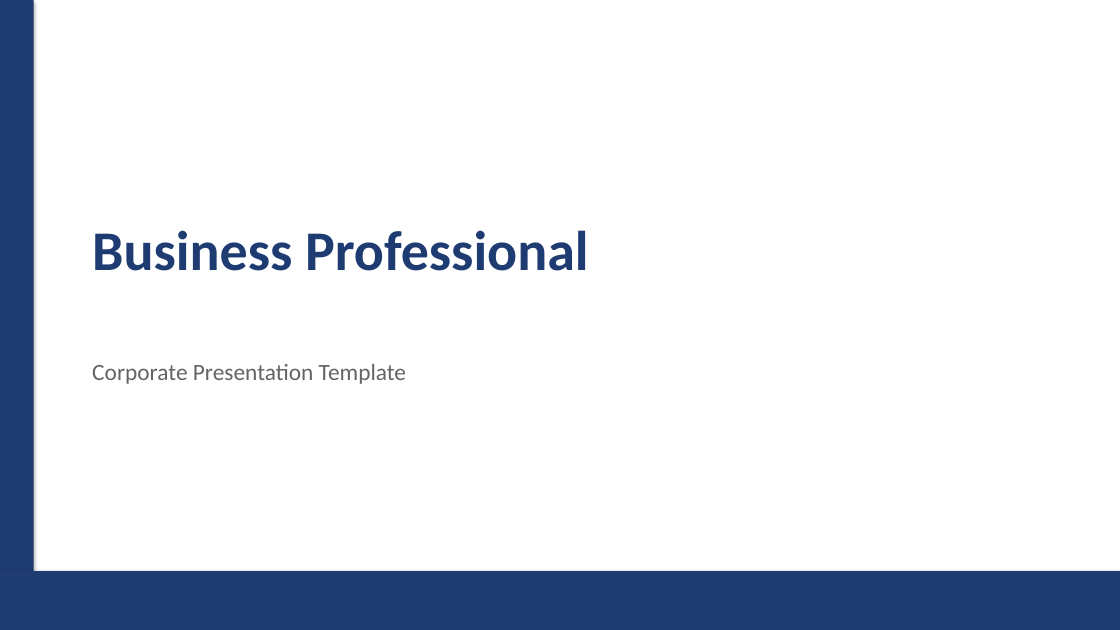
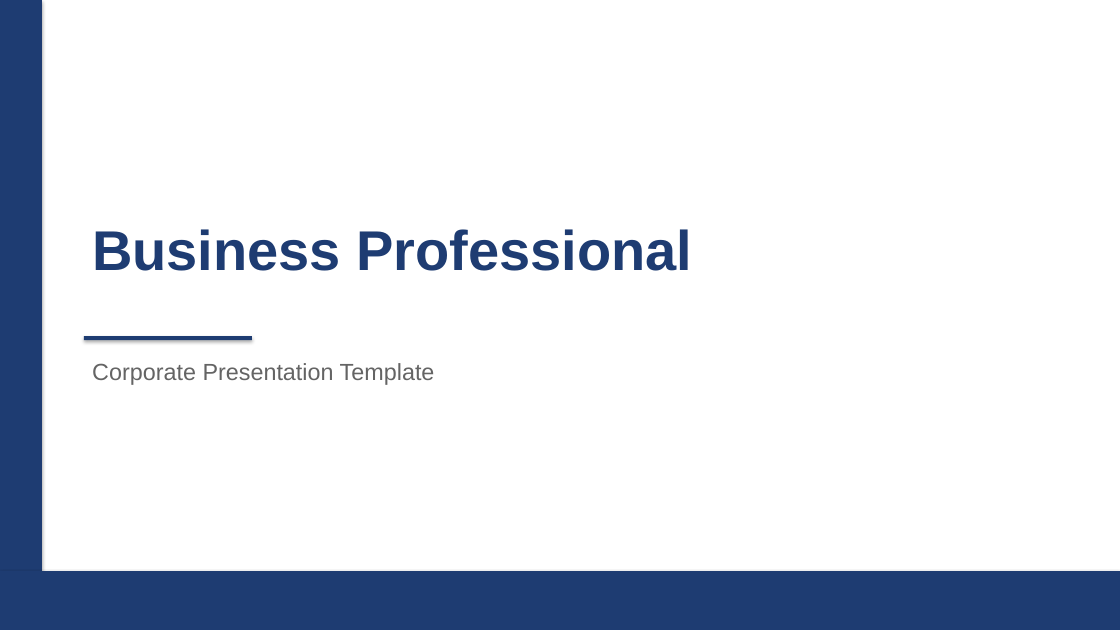
Before and after one commit to shibinsp/pptxfactory, a slide deck: slide 1 of backend/templates/53418626-4d46-4c5a-80f3-ad2e37229c41.pptx. Drawn at 1120x630 pixels with LibreOffice and Linux fonts; fonts in the diff are those of the drawing. Boxes give left, top, right and bottom in pixels: in the first picture for what was removed or moved away, otherwise in the second. Text is boxed around its words. In the diff, an @@ line names an element or a change of style, - is before the commit and + after.

Commit message:
fix: Recreate 10 truly unique Kimi-style sample templates
Each template now has completely different visual design:

1. Business Professional - Navy sidebar + bottom bar
2. Modern Dark - Dark bg + neon green circle + top bar
3. Minimalist - Pure white + subtle divider line
4. Nature Green - Green circles overlapping corners
5. Creative Purple - Purple left block + white circle
6. Sunset Orange - Orange bottom + yellow circle
7. Ocean Blue - Blue wave layers at bottom
8. Executive Gold - Gold top/bottom borders
9. Startup Modern - Purple right block + coral circle
10. Healthcare Medical - Teal sidebar + medical cross

All templates are visually distinct with unique:
- Color schemes
- Shape arrangements
- Layout compositions
- Design elements

```diff
--- a/backend/templates/53418626-4d46-4c5a-80f3-ad2e37229c41.pptx
+++ b/backend/templates/53418626-4d46-4c5a-80f3-ad2e37229c41.pptx
@@ rectangle: place and size @@
-rectangle at box(0, 0, 34, 630)
+rectangle at box(0, 0, 42, 630)
@@ text "Business Professional" at box(92, 229, 693, 271): font Calibri to Arial @@
@@ text "Corporate Presentation Template" at box(92, 363, 435, 385): font Calibri to Arial @@
@@ rectangle added at box(84, 336, 252, 340), fill #1E3C72 @@
```
Also in this commit, not shown: 1 other slide changed, 20 other files.
